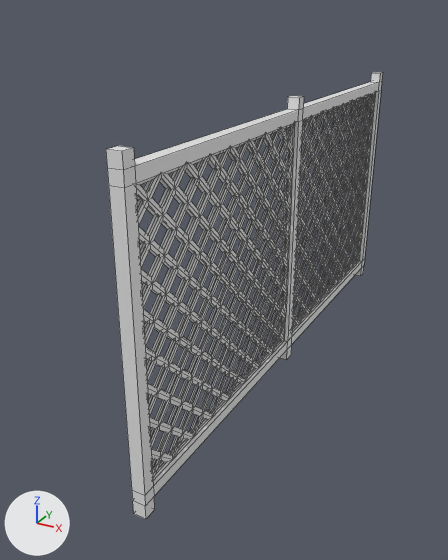
Two versions of the FBX model Assets/FBX/Props/fence.fbx, one commit apart.
Rendered twice from a 50 mm camera at (2.77, -6.71, 4.27) aimed at (-0.55, -0.67, 1.25). Every picture has the same lights, and +X, +Y and +Z are marked at lower left. The first picture is the older version. Mesh edges are drawn as thin lines. Where no turn or scale is listed for an object, it has been applied to the vertices.

In view in the first picture: 'fence'.
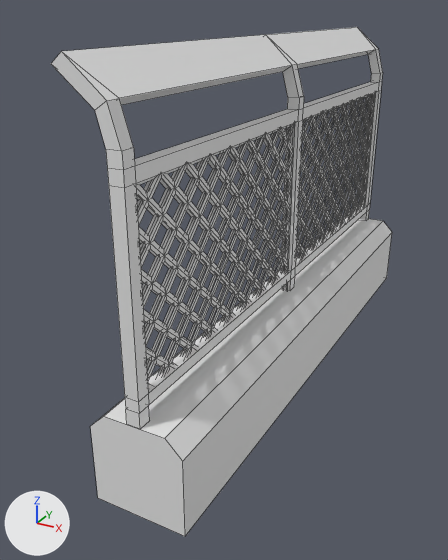
Commit message: dirt added + fence change

Pixel boxes (x1, y1, x2, y2) of what changed, in the pictures (448 x 560 px):
'fence', reshaped (23% wider, 14% taller)
    before: (106, 72, 383, 519)
    after: (51, 27, 392, 536)
part 1 of me_plane_111, built on
    before: (109, 90, 381, 519)
    after: (90, 90, 392, 536)
part 2 of me_plane_111, added
    after: (51, 27, 383, 151)

What changed in the scene script:
```text
Change me_plane_111:
    used by ob_fence; location = (0.0, 0.0, 0.0)
    remove me_plane_111.from_pydata(...)  # 2828 vertices, 2246 faces; spans x -0.07..0.07, y -3.27..3.27, z 0.0..3.35
    add me_plane_111.from_pydata(...)  # 2034 vertices, 1587 faces; spans x -0.5..0.49, y -3.27..3.27, z 0.0..4.0
    me_plane_111 part 1: 36 vertices moved from x -0.07..0.07, y -3.27..3.27, z 0.0..0.27 to x -0.07..0.07, y -3.27..3.27, z 1.0..1.27; 824 vertices removed from x -0.03..0.02, y -3.13..3.13, z 0.27..1.1; 12 vertices added at x -0.49..0.49, y -3.27..3.27, z 0.0..1.0
    me_plane_111 part 2: 18 vertices added at x -0.5..-0.03, y -3.27..3.27, z 3.62..4.0
```
